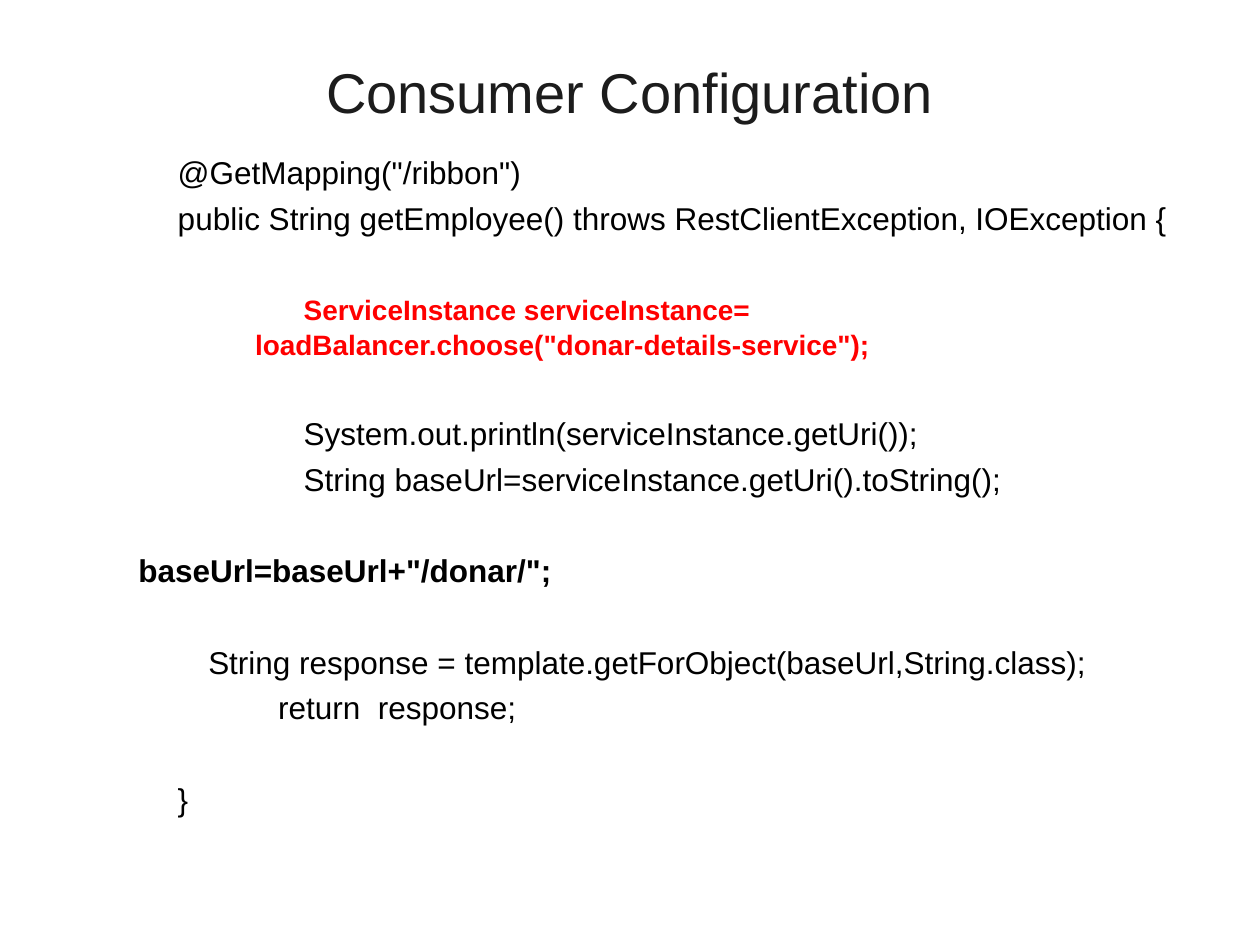
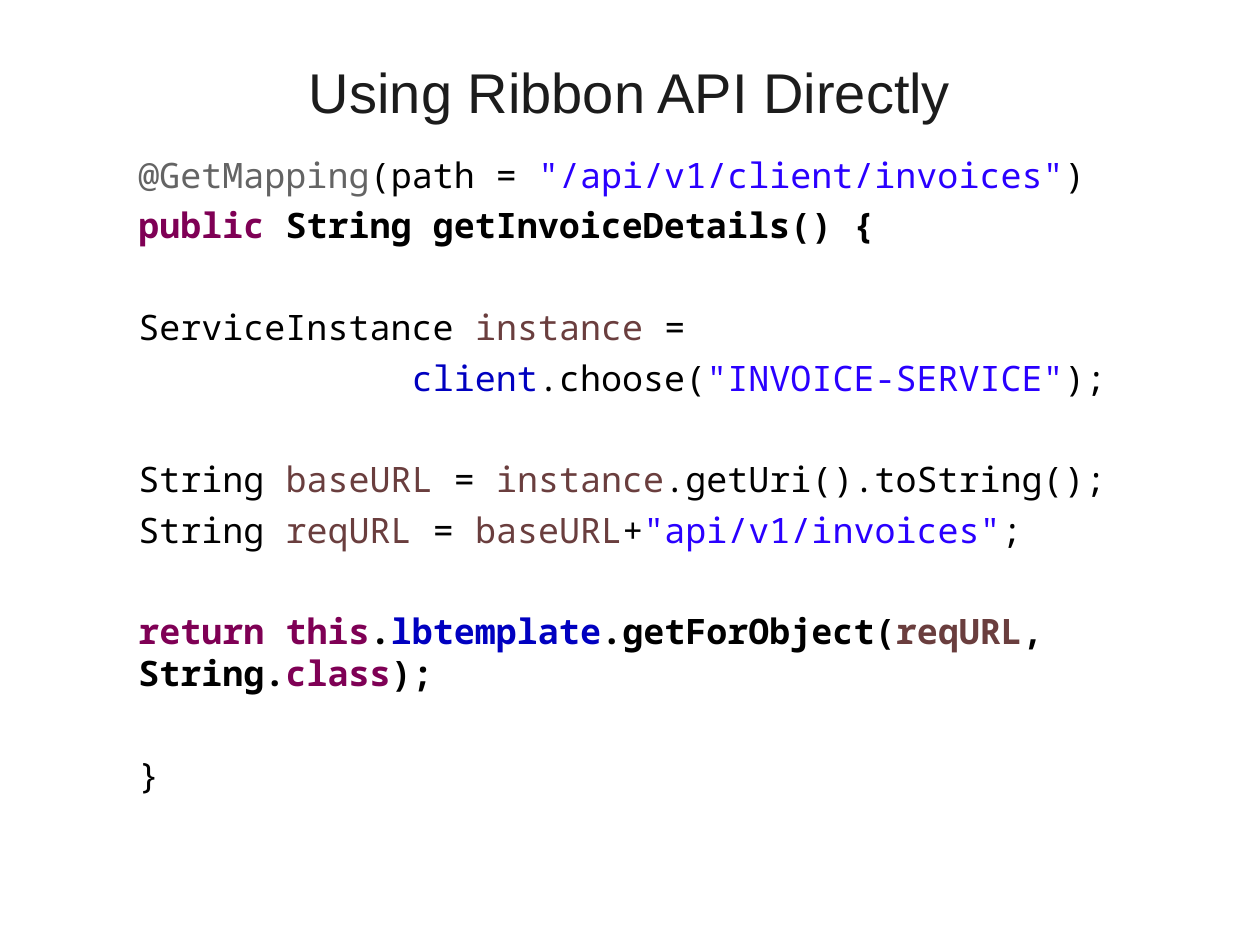
Before and after one commit to vatsank/spring_presentations, a slide deck: slide 118 of SpringMicroService_Module1_Ver01.ppt (slide 106 before the commit). Drawn at 1260x945 pixels with LibreOffice and Linux fonts; fonts in the diff are those of the drawing; background and template pictures are left out. Boxes give left, top, right and bottom in pixels: in the first picture for what was removed or moved away, otherwise in the second. Text is boxed around its words. In the diff, an @@ line names an element or a change of style, - is before the commit and + after.

```diff
--- a/SpringMicroService_Module1_Ver01.ppt
+++ b/SpringMicroService_Module1_Ver01.ppt
@@ title at [309,72,950,124]: text changed @@
-Consumer Configuration
+Using Ribbon API Directly
@@ text "@GetMapping(path = "/api/v1/client/invoices")" at [138,161,1106,695]: size 18 to 20 pt, font Arial to Noto Sans Mono in "}"; indent changed @@
@@ text at [138,161,1106,695]: text changed; size 18 to 20 pt; font Arial to Noto Sans Mono @@
-  @GetMapping("/ribbon")
-  public String getEmployee() throws RestClientException, IOException {
-  ServiceInstance serviceInstance= loadBalancer.choose("donar-details-service");
-  System.out.println(serviceInstance.getUri());
-  String baseUrl=serviceInstance.getUri().toString();
-  baseUrl=baseUrl+"/donar/";
-  String response = template.getForObject(baseUrl,String.class);
-  return response;
+  @GetMapping(path = "/api/v1/client/invoices")
+  public String getInvoiceDetails() {
+  ServiceInstance instance =
+  client.choose("INVOICE-SERVICE");
+  String baseURL = instance.getUri().toString();
+  String reqURL = baseURL+"api/v1/invoices";
+  return this.lbtemplate.getForObject(reqURL, String.class);
```
Also in this commit, not shown: 46 other slides changed, 22 slides added, 4 slides removed, 2 other files.
